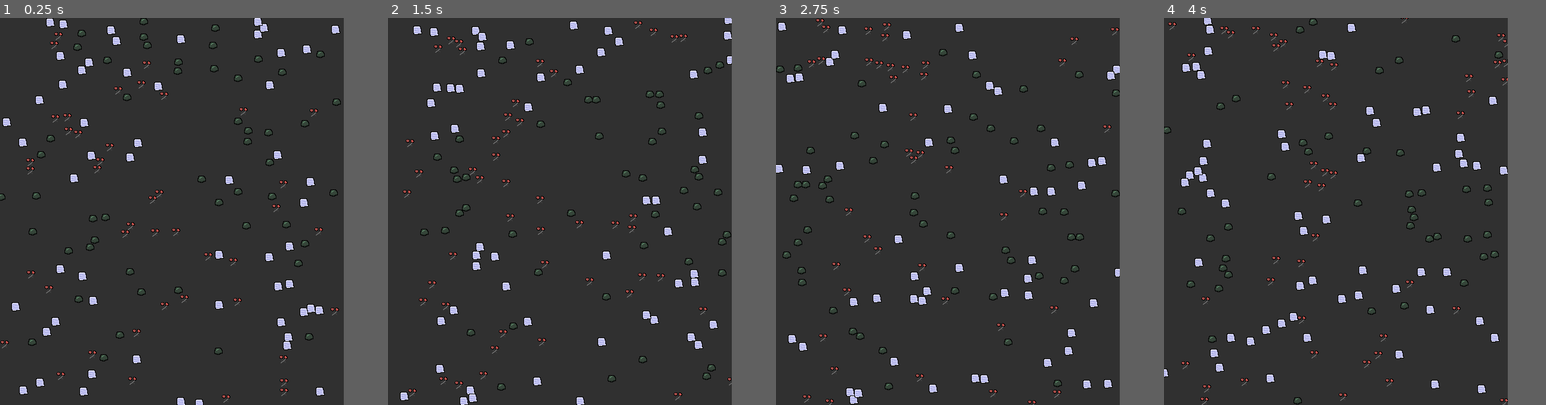
Above: before the commit, frames 1-4 (left to right).
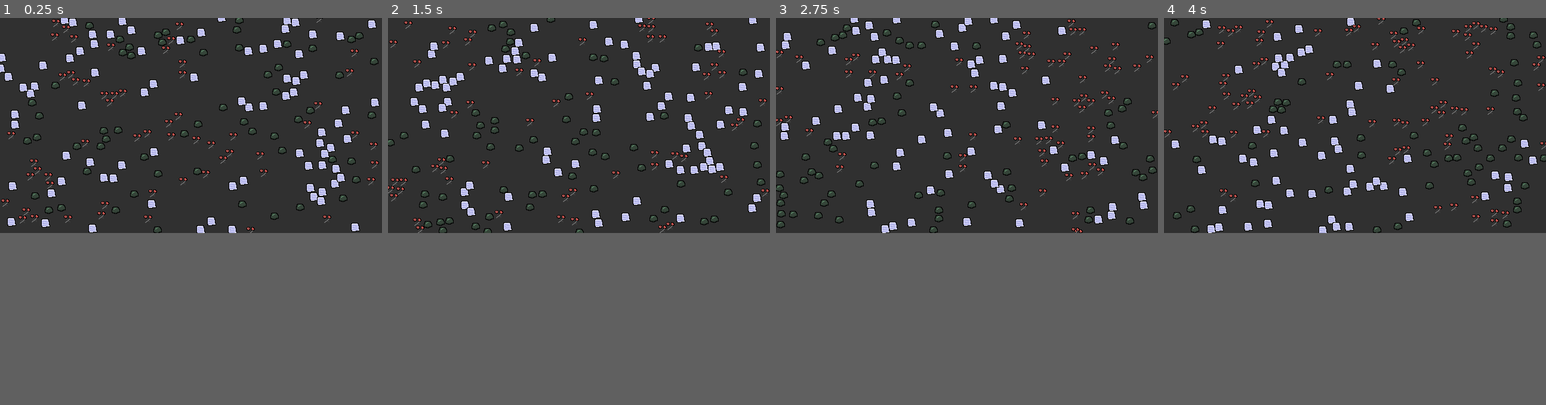
Above: after the commit, the same moments.

Repository: HiddenKendo/Godot-RPS
Game: Godot game, scene res://main.tscn
Same seed, same stepped clock (60 frames per second), same inputs: the game is played once before the commit and once after it.
Inputs:
- Up to frame 1 (0.25 s): no input
- Up to frame 2 (1.5 s): no input
- Up to frame 3 (2.75 s): no input
- Up to frame 4 (4 s): no input
In our replay, the window is 576x648 before the commit and 640x360 after it. These sizes can differ from the game's own. Grey fills any space a smaller window leaves; there, only what the larger window draws over its background counts as a difference.

The runs differ from the first frame. In frame 1, 9.5% of the frame differs, in the area x 0-100%, y 0-100%; in frame 2, 9.4%; in frame 3, 9.2%; in frame 4, 9.1%.

Commit message:
WIN CONDITION

Diff:
--- a/main.gd
+++ b/main.gd
@@ -1,11 +1,16 @@
 extends Node2D
 
+
+enum teams {ROCK, PAPER, SCISSORS}
 
 var player_scene: PackedScene = preload("res://player.tscn")
 @export_range(1, 1000) var num_players: float = 50
 
+var player_array: Array
+
 
 func _ready():
+	$CanvasLayer/Label.hide()
 	for i in int(num_players):
 		spawn_player()
 
@@ -13,8 +18,27 @@
 func spawn_player():
 	var player_instance = player_scene.instantiate()
 	add_child(player_instance)
+	player_array.append(player_instance)
 	player_instance.global_position = Vector2(randf() * get_viewport_rect().size.x,
 											  randf()  * get_viewport_rect().size.y)
 
 	var random_team_index: int = randi_range(0, 2)
 	player_instance.update_team(random_team_index)
+
+	player_instance.converted_someone.connect(on_converted_someone)
+
+
+func on_converted_someone():
+	var previous_player_team: int
+	for i in player_array.size():
+		if i == 0:
+			previous_player_team = player_array[i].my_team
+		else:
+			if not player_array[i].my_team == previous_player_team:
+				return
+			else:
+				previous_player_team = player_array[i].my_team
+
+	$CanvasLayer/Label.show()
+	$CanvasLayer/Label.text = teams.keys()[previous_player_team] + " WON THE GAME!!"
+	get_tree().paused = true
--- a/main.tscn
+++ b/main.tscn
@@ -4,4 +4,25 @@
 
 [node name="Main" type="Node2D"]
 script = ExtResource("1_6wyjv")
-num_players = 150.0
+num_players = 200.0
+
+[node name="CanvasLayer" type="CanvasLayer" parent="."]
+
+[node name="Label" type="Label" parent="CanvasLayer"]
+anchors_preset = 8
+anchor_left = 0.5
+anchor_top = 0.5
+anchor_right = 0.5
+anchor_bottom = 0.5
+offset_left = -20.0
+offset_top = -11.5
+offset_right = 20.0
+offset_bottom = 11.5
+grow_horizontal = 2
+grow_vertical = 2
+theme_override_colors/font_outline_color = Color(0, 0, 0, 1)
+theme_override_constants/outline_size = 16
+theme_override_font_sizes/font_size = 32
+text = "SOMEONE WINS"
+horizontal_alignment = 1
+vertical_alignment = 1
--- a/player.gd
+++ b/player.gd
@@ -13,6 +13,8 @@
 
 var my_dir: Vector2
 var on_cool_down: bool = false
+
+signal converted_someone
 
 
 func _ready():
@@ -36,11 +38,13 @@
 			if other_team == teams.SCISSORS:
 				other_dude.update_team(teams.ROCK)
 				other_dude.velocity *= -1
+				converted_someone.emit()
 				velocity *= -1
 				other_dude.start_cooldown()
 			elif other_team == teams.PAPER:
 				update_team(teams.PAPER)
 				other_dude.velocity *= -1
+				converted_someone.emit()
 				velocity *= -1
 				start_cooldown()
 
@@ -48,11 +52,13 @@
 			if other_team == teams.ROCK:
 				other_dude.update_team(teams.PAPER)
 				other_dude.velocity *= -1
+				converted_someone.emit()
 				velocity *= -1
 				other_dude.start_cooldown()
 			elif other_team == teams.SCISSORS:
 				update_team(teams.SCISSORS)
 				other_dude.velocity *= -1
+				converted_someone.emit()
 				velocity *= -1
 				start_cooldown()
 
@@ -60,11 +66,13 @@
 			if other_team == teams.PAPER:
 				other_dude.update_team(teams.SCISSORS)
 				other_dude.velocity *= -1
+				converted_someone.emit()
 				velocity *= -1
 				other_dude.start_cooldown()
 			elif other_team == teams.ROCK:
 				update_team(teams.ROCK)
 				other_dude.velocity *= -1
+				converted_someone.emit()
 				velocity *= -1
 				start_cooldown()
 		#else:
--- a/project.godot
+++ b/project.godot
@@ -17,7 +17,9 @@
 
 [display]
 
-window/size/viewport_width=576
+window/size/viewport_width=640
+window/size/viewport_height=360
+window/size/mode=4
 window/stretch/mode="canvas_items"
 
 [filesystem]
